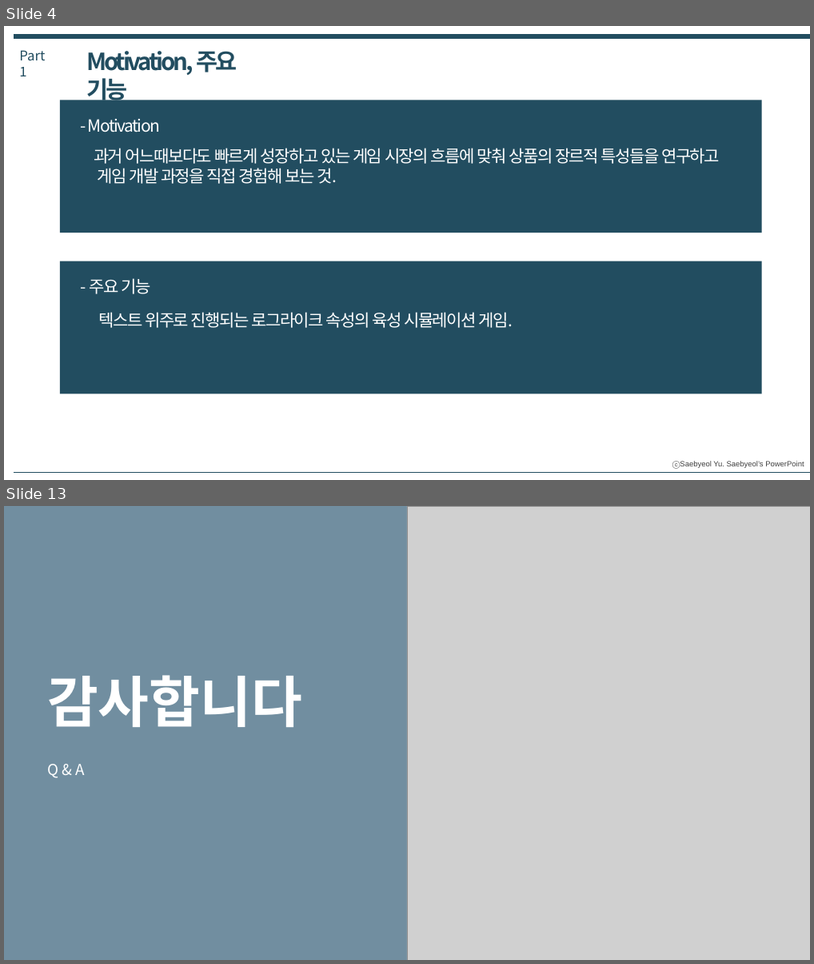
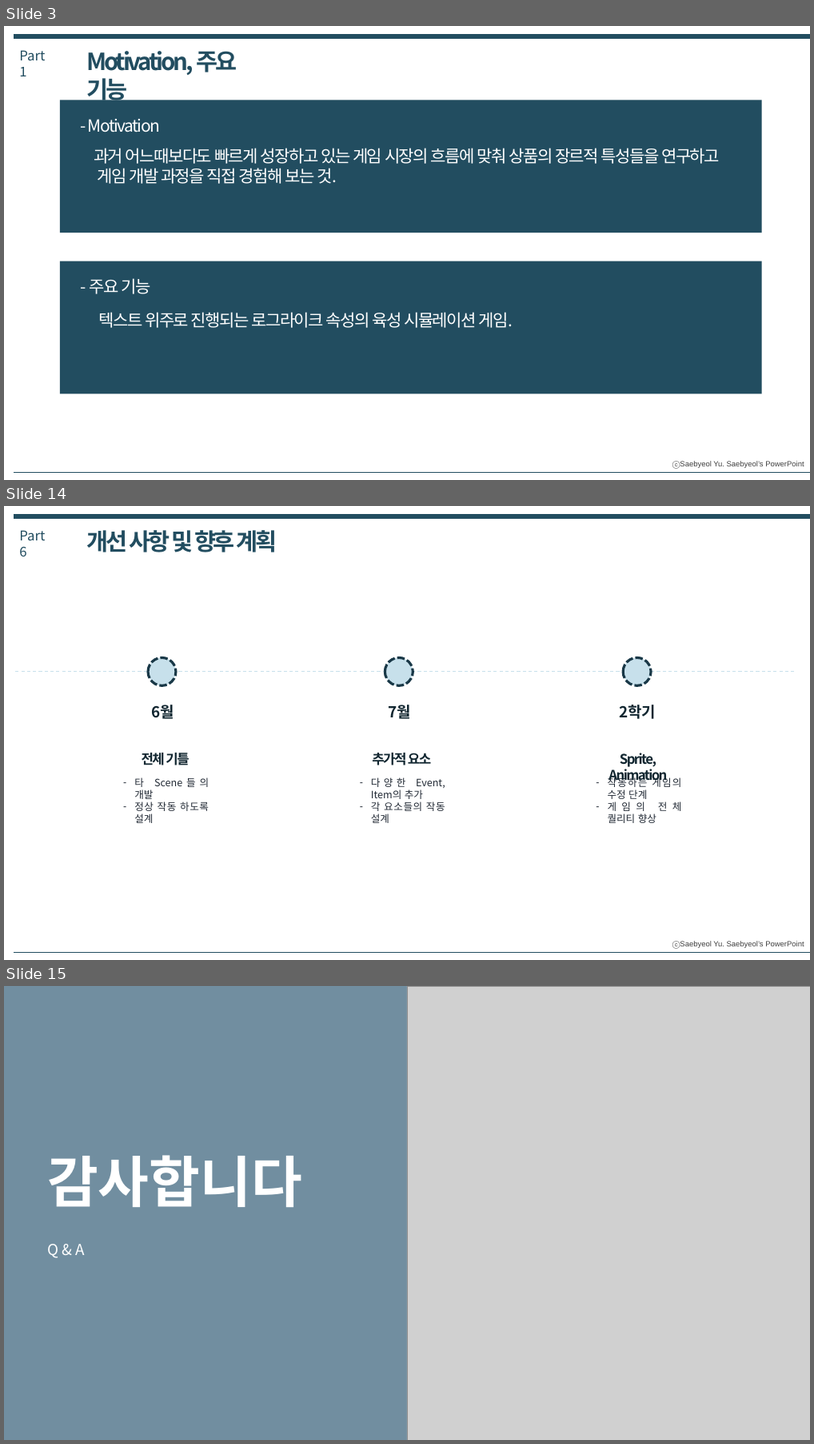
Before and after one commit to IdfKLeh/capstone, a slide deck: for_school/[4팀] 최종발표.pptx. Shown one above the other, each under a label of ours: slides 4 and 13 before the commit, slides 3, 14 and 15 after it; the slides between them are not shown. The pictures are 814x964 and 814x1444 pixels, drawn with LibreOffice and Linux fonts; fonts in the diff are those of the drawing; grey boxes stand for pictures. Boxes give left, top, right and bottom in pixels: in the first picture for what was removed or moved away, otherwise in the second. Text is boxed around its words. In the diff, an @@ line names an element or a change of style, - is before the commit and + after.

```diff
--- a/for_school/[4팀] 최종발표.pptx
+++ b/for_school/[4팀] 최종발표.pptx
@@ slide 14 added at [4,506,810,960], background #FFFFFF; not listed: 1 template element that a slide beside it also shows @@
@@ line added from (14, 517) to (810, 517), #224D60 6 pt @@
@@ text added at [19,530,45,556], 16 pt, text #224D60 @@
+Part 6
@@ text added at [87,530,278,552], 28 pt, text #224D60, bold @@
+개선 사항 및 향후 계획
@@ line added from (15, 672) to (794, 672), #C7E0EB 1 pt dashed @@
@@ ellipse added at [148,658,176,686], fill #C7E0EB, outline #193947 3 pt dashed @@
@@ ellipse added at [385,658,413,686], fill #C7E0EB, outline #193947 3 pt dashed @@
@@ ellipse added at [623,658,651,686], fill #C7E0EB, outline #193947 3 pt dashed @@
@@ text added at [152,704,175,719], 18 pt, text #112630, bold @@
+6월
@@ text added at [389,704,412,719], 18 pt, text #112630, bold @@
+7월
@@ text added at [619,704,656,719], 18 pt, text #112630, bold @@
+2학기
@@ text added at [142,752,189,765], 16 pt, text #112630, bold @@
+전체 기틀
@@ text added at [372,752,431,765], 16 pt, text #112630, bold @@
+추가적 요소
@@ text added at [609,752,667,784], 16 pt, text #112630, bold @@
+Sprite, Animation
@@ text added at [134,777,209,823], 12 pt, text #222A35 @@
+– 타 Scene들의 개발
+– 정상 작동 하도록 설계
@@ text added at [371,777,446,823], 12 pt, text #222A35 @@
+– 다양한 Event, Item의 추가
+– 각 요소들의 작동 설계
@@ text added at [608,776,682,823], 12 pt, text #222A35 @@
+– 작동하는 게임의 수정 단계
+– 게임의 전체 퀄리티 향상
@@ line added from (14, 952) to (810, 952), #224D60 0.25 pt @@
@@ what was slide 4 is now slide 3 @@
@@ what was slide 13 is now slide 15 @@
```
Also in this commit, not shown: 2 slides changed, 9 other slides added, 8 slides removed.
